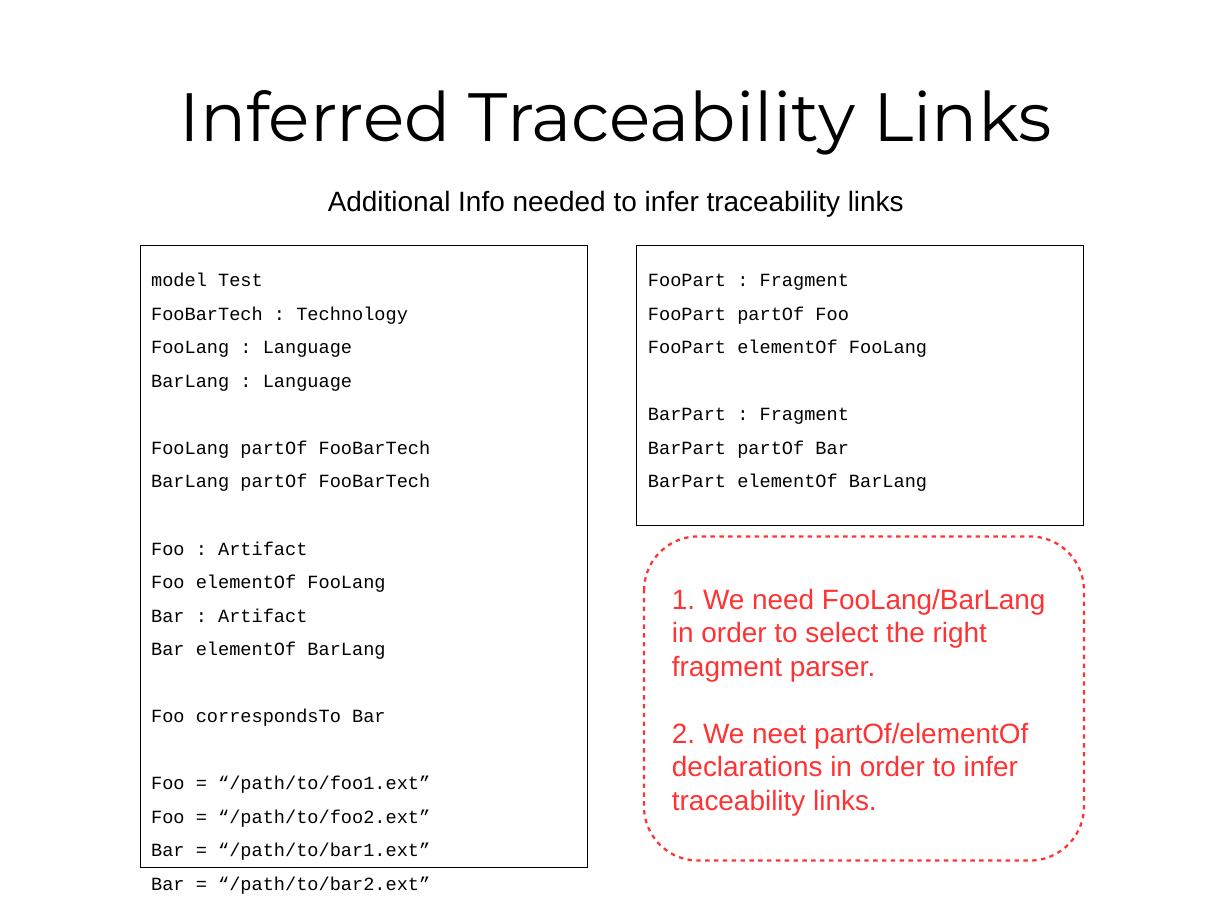
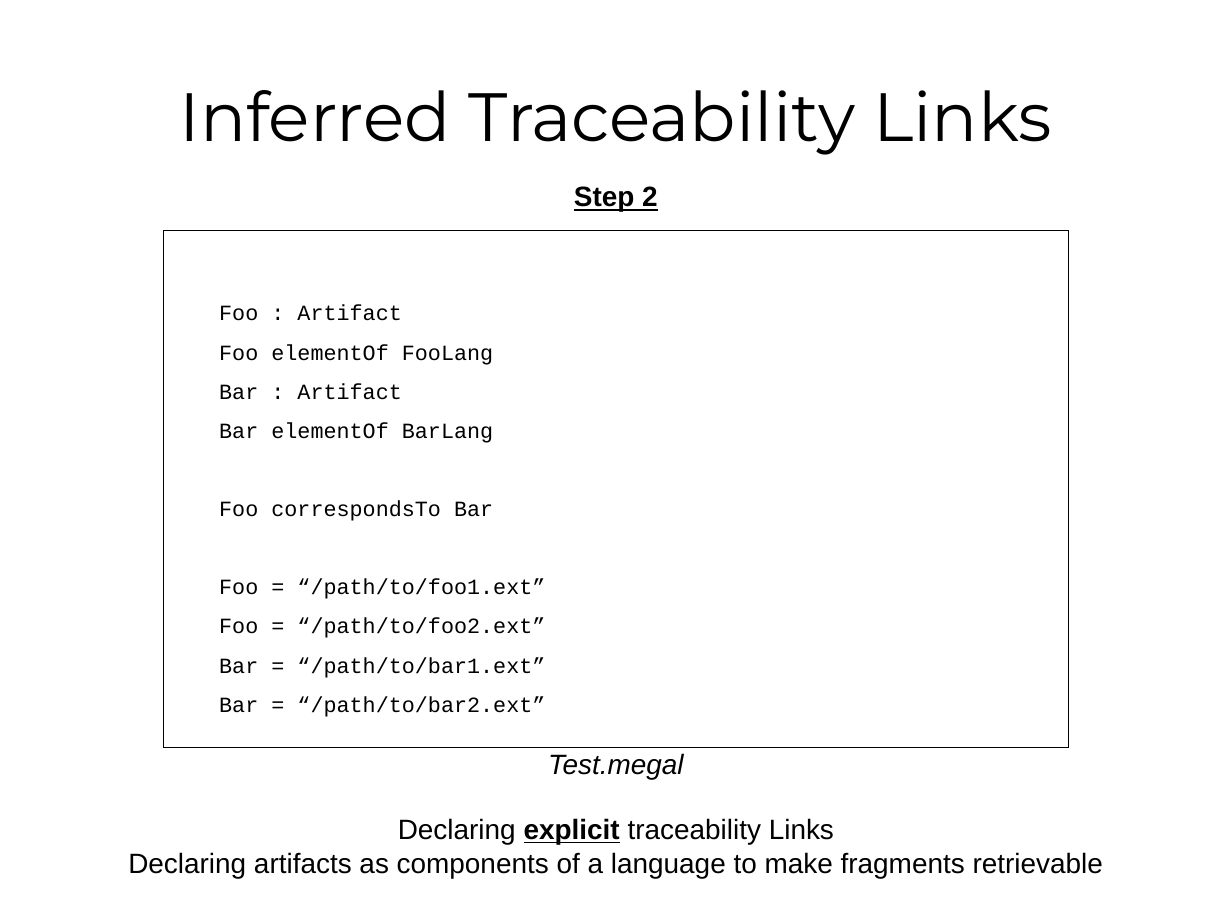
Before and after one commit to hayasam/megal-traceability, a slide deck: slide 8 of notes/meeting-2015-03-31-traceability-link-recovery.odp (slide 5 before the commit). Drawn at 1232x924 pixels with LibreOffice and Linux fonts; fonts in the diff are those of the drawing. Boxes give left, top, right and bottom in pixels: in the first picture for what was removed or moved away, otherwise in the second. Text is boxed around its words. In the diff, an @@ line names an element or a change of style, - is before the commit and + after.

```diff
--- a/notes/meeting-2015-03-31-traceability-link-recovery.odp
+++ b/notes/meeting-2015-03-31-traceability-link-recovery.odp
@@ text removed at [328,190,904,216] @@
-Additional Info needed to infer traceability links
@@ text added at [574,186,658,212], 18 pt, text #000000, bold, underline @@
+Step 2
@@ rectangle "Foo : Artifact": place and size @@
-rectangle "Foo : Artifact" at [140,246,587,869]
+rectangle "Foo : Artifact" at [163,230,1069,748]
@@ rectangle "Foo : Artifact" at [163,230,1069,748]: size 12 to 14 pt @@
@@ rectangle removed at [637,246,1084,525] @@
-FooPart : Fragment
-FooPart partOf Foo
-FooPart elementOf FooLang
-BarPart : Fragment
-BarPart partOf Bar
-BarPart elementOf BarLang
@@ text in rectangle at [151,273,431,491]: paragraphs removed @@
-model Test
-FooBarTech : Technology
-FooLang : Language
-BarLang : Language
-FooLang partOf FooBarTech
-BarLang partOf FooBarTech
@@ rounded rectangle removed at [644,537,1084,861] @@
-1. We need FooLang/BarLang
-in order to select the right
-fragment parser.
-2. We neet partOf/elementOf
-declarations in order to infer
-traceability links.
@@ text added at [548,753,684,779], 18 pt, text #000000, italic @@
+Test.megal
@@ text added at [128,818,1103,878], 18 pt, text #000000 @@
+Declaring explicit traceability Links
+Declaring artifacts as components of a language to make fragments retrievable
```
Also in this commit, not shown: 2 other slides changed, 3 slides added, 1 other file.
